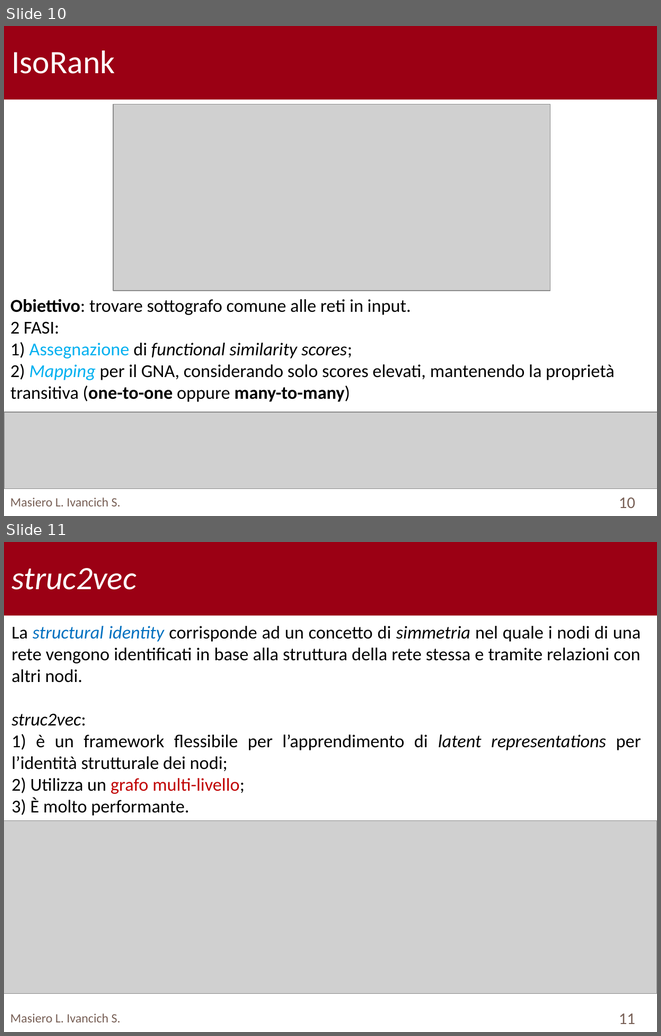
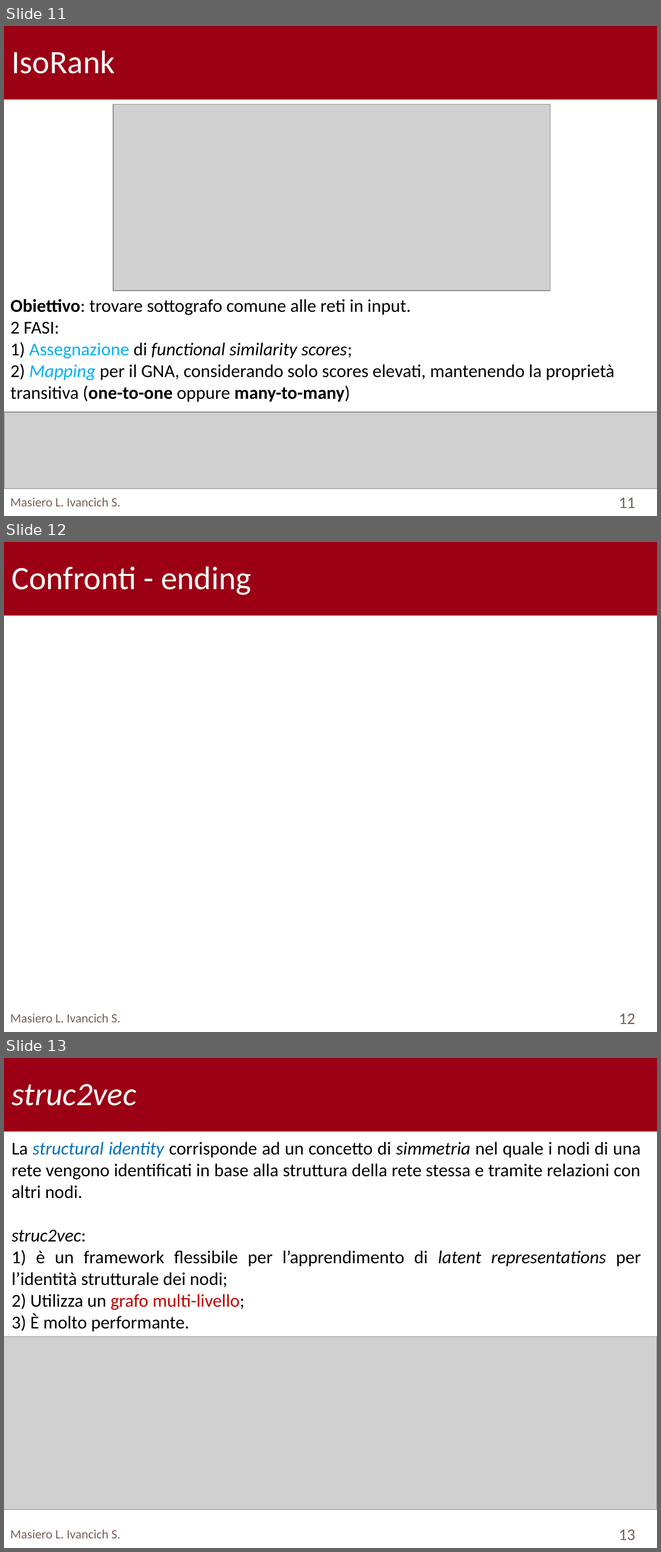
Before and after one commit to TyllanDrake/NetworkAlignment, a slide deck: Presentation/Presentation.pptx. Shown one above the other, each under a label of ours: slides 10 and 11 before the commit, slides 11, 12 and 13 after it. The pictures are 661x1036 and 661x1552 pixels, drawn with LibreOffice and Linux fonts; fonts in the diff are those of the drawing; grey boxes stand for pictures; background and template pictures are left out. Boxes give left, top, right and bottom in pixels: in the first picture for what was removed or moved away, otherwise in the second. Text is boxed around its words. In the diff, an @@ line names an element or a change of style, - is before the commit and + after.

```diff
--- a/Presentation/Presentation.pptx
+++ b/Presentation/Presentation.pptx
@@ slide 12 added at (4, 542, 657, 1032), background #FFFFFF; not listed: 1 template element that a slide beside it also shows @@
@@ text added at (11, 566, 252, 595), 36 pt, text #FFFFFF @@
+Confronti - ending
@@ text added at (10, 1013, 121, 1022), 14 pt, text #775F55 @@
+Masiero L. Ivancich S.
@@ page number added at (619, 1013, 635, 1024), 18 pt, text #775F55 @@
+12
@@ what was slide 10 is now slide 11 @@
@@ page number at (619, 497, 635, 508): text changed @@
-10
+11
@@ what was slide 11 is now slide 13 @@
@@ page number at (619, 1529, 635, 1540): text changed @@
-11
+13
```
Also in this commit, not shown: 1 slide changed, 3 other slides added.
